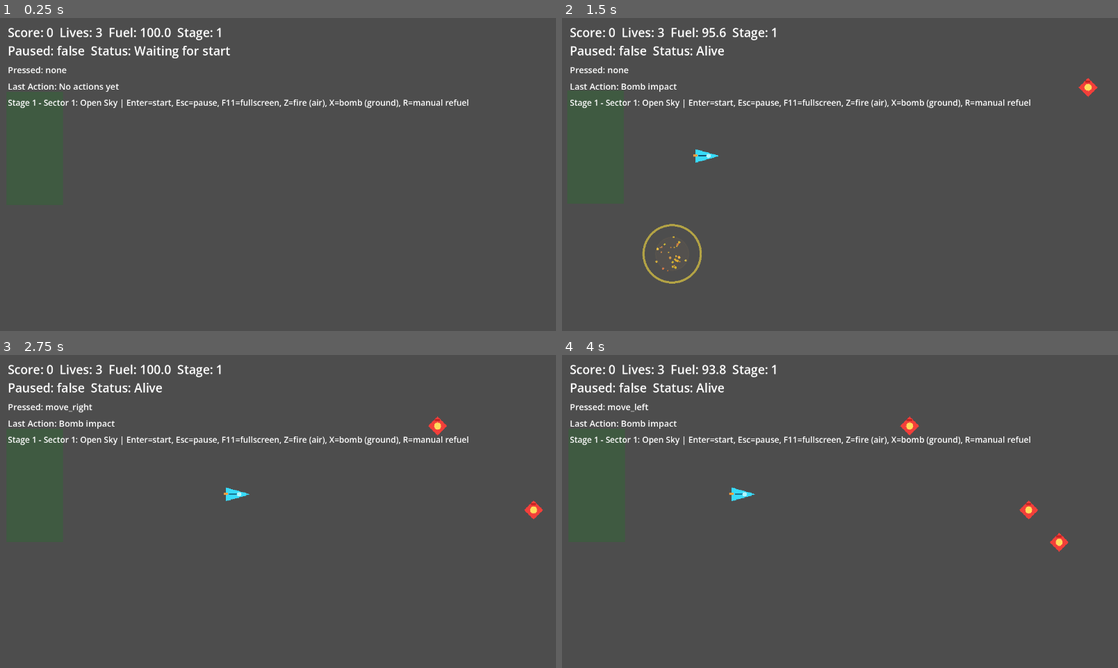
Above: before the commit, frames 1-4 (two rows, left to right).
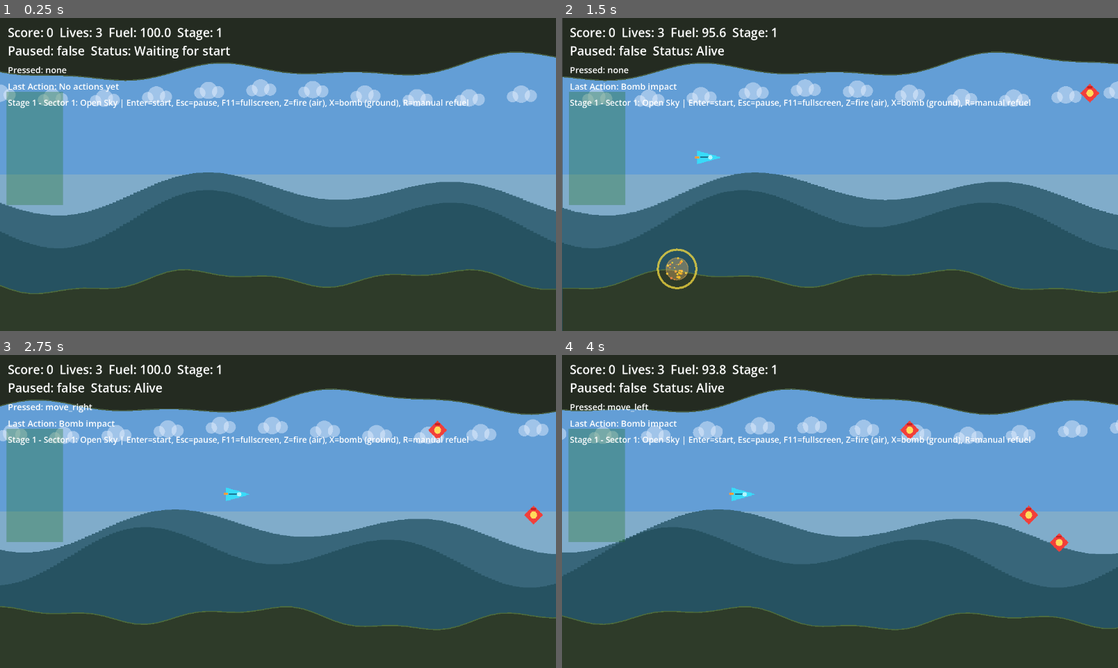
Above: after the commit, the same moments.

Repository: cbremer/starkiller-space-game
Game: Godot game, scene res://scenes/Main.tscn
Same seed, same stepped clock (60 frames per second), same inputs: the game is played once before the commit and once after it.
Inputs (mouse positions are in pixels of both pictures, inside the frame that each line leads up to):
- Up to frame 1 (0.25 s): no input
- Up to frame 2 (1.5 s): tap Enter (start) at 0.5 s; move the mouse to (962, 158) at 0.52 s; hold Right (move_right) 0.53-1.25 s; tap X (bomb) at 0.6 s; click (962, 158) at 0.67 s; tap Space at 0.77 s; drag from (728, 190) to (812, 237) at 1.27 s
- Up to frame 3 (2.75 s): move the mouse to (333, 442) at 2.02 s; hold Right (move_right) from 2.03 s (still down); hold R (refuel) from 2.03 s (still down)
- Up to frame 4 (4 s): release Right (move_right) at 2.75 s; release R (refuel) at 2.75 s; drag from (812, 574) to (673, 464) at 2.77 s; move the mouse to (1006, 558) at 3.52 s; hold Left (move_left) from 3.53 s (still down); tap 1 at 3.6 s; tap Space at 3.77 s

The runs differ from the first frame. In frame 1, 98% of the frame differs, in the area x 0-100%, y 0-100%; in frame 2, 99%; in frame 3, 98%; in frame 4, 98%.
Error before the commit: Parse Error: Cannot infer the type of "palette" variable because the value doesn't have a set type. (res://scripts/parallax_background.gd:73)

Commit message:
Fix terrain overrides compile and resource errors

Diff:
--- a/assets/data/stage_segments.tres
+++ b/assets/data/stage_segments.tres
@@ -31,21 +31,21 @@
 "terrain_profile": {
 "base": 0.83,
 "amp": 32.0,
-"fill": Color(0.27, 0.21, 0.15),
-"line": Color(0.46, 0.36, 0.25)
+"fill": Color(0.27, 0.21, 0.15, 1),
+"line": Color(0.46, 0.36, 0.25, 1)
 },
 "ceiling_profile": {
 "base": 0.17,
 "amp": 24.0,
-"fill": Color(0.19, 0.16, 0.12),
-"line": Color(0.37, 0.30, 0.22)
+"fill": Color(0.19, 0.16, 0.12, 1),
+"line": Color(0.37, 0.30, 0.22, 1)
 },
 "sky_palette": {
-"sky": Color(0.50, 0.60, 0.72),
+"sky": Color(0.50, 0.60, 0.72, 1),
 "haze": Color(0.62, 0.61, 0.54, 0.78),
 "cloud": Color(0.90, 0.86, 0.80, 0.40),
-"far_hill": Color(0.37, 0.35, 0.30),
-"mid_hill": Color(0.28, 0.25, 0.20)
+"far_hill": Color(0.37, 0.35, 0.30, 1),
+"mid_hill": Color(0.28, 0.25, 0.20, 1)
 }
 }, {
 "segment_name": "Sector 3: Fortress Run",
@@ -62,20 +62,20 @@
 "terrain_profile": {
 "base": 0.80,
 "amp": 40.0,
-"fill": Color(0.19, 0.16, 0.24),
-"line": Color(0.34, 0.27, 0.44)
+"fill": Color(0.19, 0.16, 0.24, 1),
+"line": Color(0.34, 0.27, 0.44, 1)
 },
 "ceiling_profile": {
 "base": 0.18,
 "amp": 30.0,
-"fill": Color(0.16, 0.13, 0.21),
-"line": Color(0.30, 0.24, 0.41)
+"fill": Color(0.16, 0.13, 0.21, 1),
+"line": Color(0.30, 0.24, 0.41, 1)
 },
 "sky_palette": {
-"sky": Color(0.30, 0.36, 0.50),
+"sky": Color(0.30, 0.36, 0.50, 1),
 "haze": Color(0.41, 0.40, 0.48, 0.74),
 "cloud": Color(0.72, 0.70, 0.88, 0.36),
-"far_hill": Color(0.22, 0.20, 0.32),
-"mid_hill": Color(0.16, 0.14, 0.24)
+"far_hill": Color(0.22, 0.20, 0.32, 1),
+"mid_hill": Color(0.16, 0.14, 0.24, 1)
 }
 }]
--- a/scripts/ceiling_band.gd
+++ b/scripts/ceiling_band.gd
@@ -79,23 +79,23 @@
 			"line": Color(0.31, 0.24, 0.40)
 		}
 	]
-	var profile := profiles[min(index, profiles.size() - 1)]
+	var profile: Dictionary = profiles[min(index, profiles.size() - 1)]
 	if _profile_override.is_empty():
 		return profile
 	return _merge_profile(profile, _profile_override)
 
 func _merge_profile(base: Dictionary, override: Dictionary) -> Dictionary:
-	var merged := base.duplicate(true)
-	var base_value := override.get("base")
+	var merged: Dictionary = base.duplicate(true)
+	var base_value: Variant = override.get("base")
 	if typeof(base_value) == TYPE_FLOAT or typeof(base_value) == TYPE_INT:
 		merged["base"] = clampf(float(base_value), BASE_MIN, BASE_MAX)
-	var amp_value := override.get("amp")
+	var amp_value: Variant = override.get("amp")
 	if typeof(amp_value) == TYPE_FLOAT or typeof(amp_value) == TYPE_INT:
 		merged["amp"] = clampf(float(amp_value), AMP_MIN, AMP_MAX)
-	var fill_value := override.get("fill")
+	var fill_value: Variant = override.get("fill")
 	if typeof(fill_value) == TYPE_COLOR:
 		merged["fill"] = fill_value
-	var line_value := override.get("line")
+	var line_value: Variant = override.get("line")
 	if typeof(line_value) == TYPE_COLOR:
 		merged["line"] = line_value
 	return merged
--- a/scripts/parallax_background.gd
+++ b/scripts/parallax_background.gd
@@ -70,15 +70,15 @@
 			"mid_hill": Color(0.16, 0.13, 0.22)
 		}
 	]
-	var palette := palettes[min(index, palettes.size() - 1)]
+	var palette: Dictionary = palettes[min(index, palettes.size() - 1)]
 	if _palette_override.is_empty():
 		return palette
 	return _merge_palette(palette, _palette_override)
 
 func _merge_palette(base: Dictionary, override: Dictionary) -> Dictionary:
-	var merged := base.duplicate(true)
+	var merged: Dictionary = base.duplicate(true)
 	for key in ["sky", "haze", "cloud", "far_hill", "mid_hill"]:
-		var value := override.get(key)
+		var value: Variant = override.get(key)
 		if typeof(value) == TYPE_COLOR:
 			merged[key] = value
 	return merged
--- a/scripts/terrain_band.gd
+++ b/scripts/terrain_band.gd
@@ -79,23 +79,23 @@
 			"line": Color(0.36, 0.28, 0.44)
 		}
 	]
-	var profile := profiles[min(index, profiles.size() - 1)]
+	var profile: Dictionary = profiles[min(index, profiles.size() - 1)]
 	if _profile_override.is_empty():
 		return profile
 	return _merge_profile(profile, _profile_override)
 
 func _merge_profile(base: Dictionary, override: Dictionary) -> Dictionary:
-	var merged := base.duplicate(true)
-	var base_value := override.get("base")
+	var merged: Dictionary = base.duplicate(true)
+	var base_value: Variant = override.get("base")
 	if typeof(base_value) == TYPE_FLOAT or typeof(base_value) == TYPE_INT:
 		merged["base"] = clampf(float(base_value), BASE_MIN, BASE_MAX)
-	var amp_value := override.get("amp")
+	var amp_value: Variant = override.get("amp")
 	if typeof(amp_value) == TYPE_FLOAT or typeof(amp_value) == TYPE_INT:
 		merged["amp"] = clampf(float(amp_value), AMP_MIN, AMP_MAX)
-	var fill_value := override.get("fill")
+	var fill_value: Variant = override.get("fill")
 	if typeof(fill_value) == TYPE_COLOR:
 		merged["fill"] = fill_value
-	var line_value := override.get("line")
+	var line_value: Variant = override.get("line")
 	if typeof(line_value) == TYPE_COLOR:
 		merged["line"] = line_value
 	return merged
